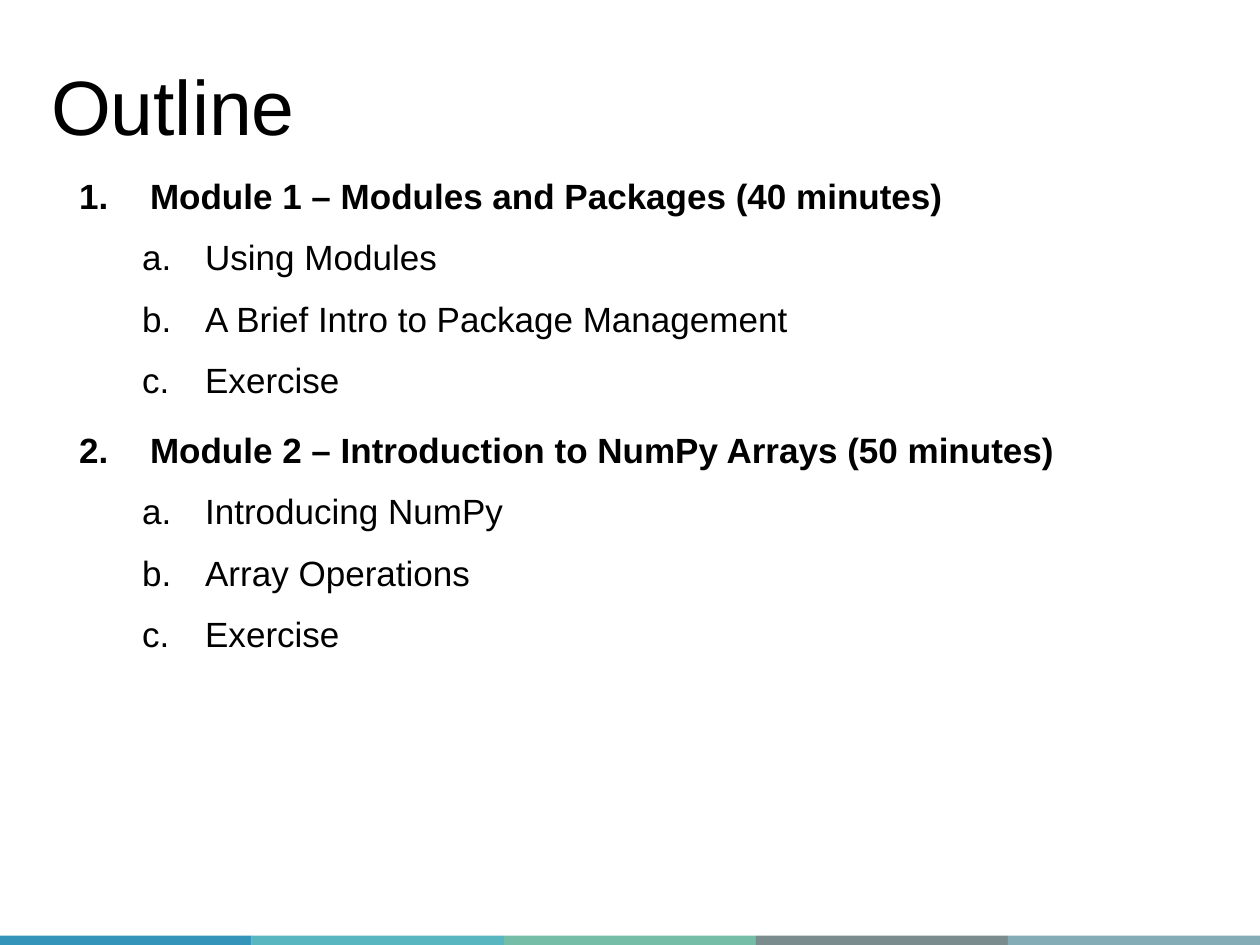
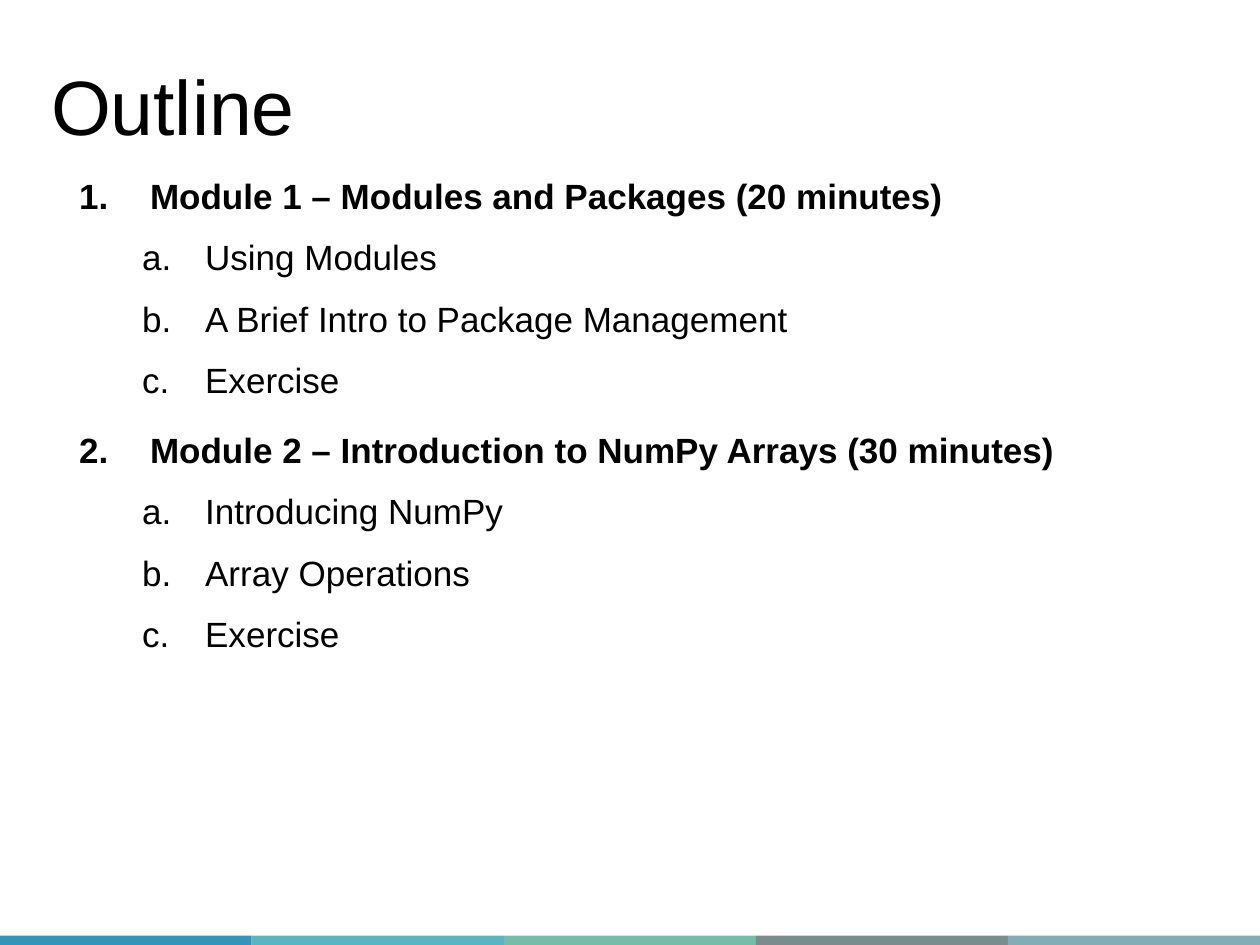
Before and after one commit to sameenakarsan/DataProcessingInPython, a slide deck: slide 5 of Slides/QLS-MiCM_DataProcessingInPython.pptx. Drawn at 1260x945 pixels with LibreOffice and Linux fonts; fonts in the diff are those of the drawing; background and template pictures are left out. Boxes give left, top, right and bottom in pixels: in the first picture for what was removed or moved away, otherwise in the second. Text is boxed around its words. In the diff, an @@ line names an element or a change of style, - is before the commit and + after.

```diff
--- a/Slides/QLS-MiCM_DataProcessingInPython.pptx
+++ b/Slides/QLS-MiCM_DataProcessingInPython.pptx
@@ text at (150,183,942,216): text changed @@
-1. Module 1 – Modules and Packages (40 minutes)
+1. Module 1 – Modules and Packages (20 minutes)
@@ text at (150,437,1054,470): text changed @@
-2. Module 2 – Introduction to NumPy Arrays (50 minutes)
+2. Module 2 – Introduction to NumPy Arrays (30 minutes)
```
Also in this commit, not shown: 4 other slides changed, 1 other file.
